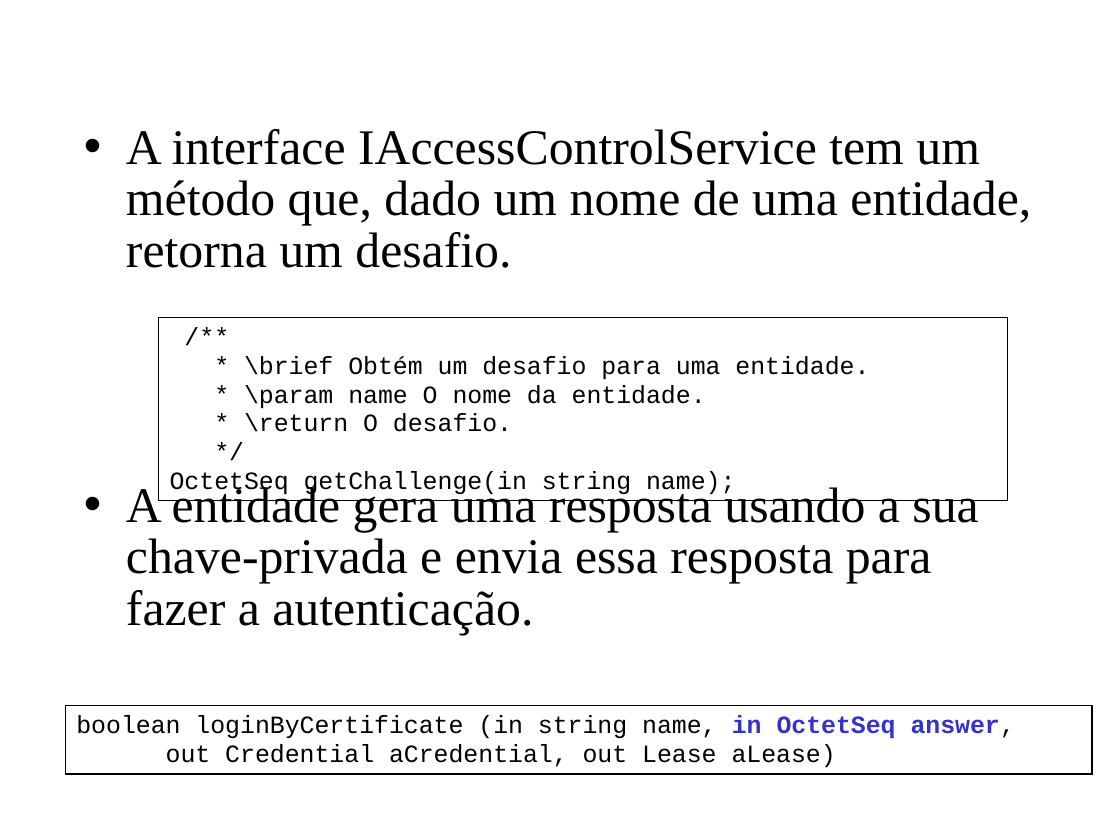
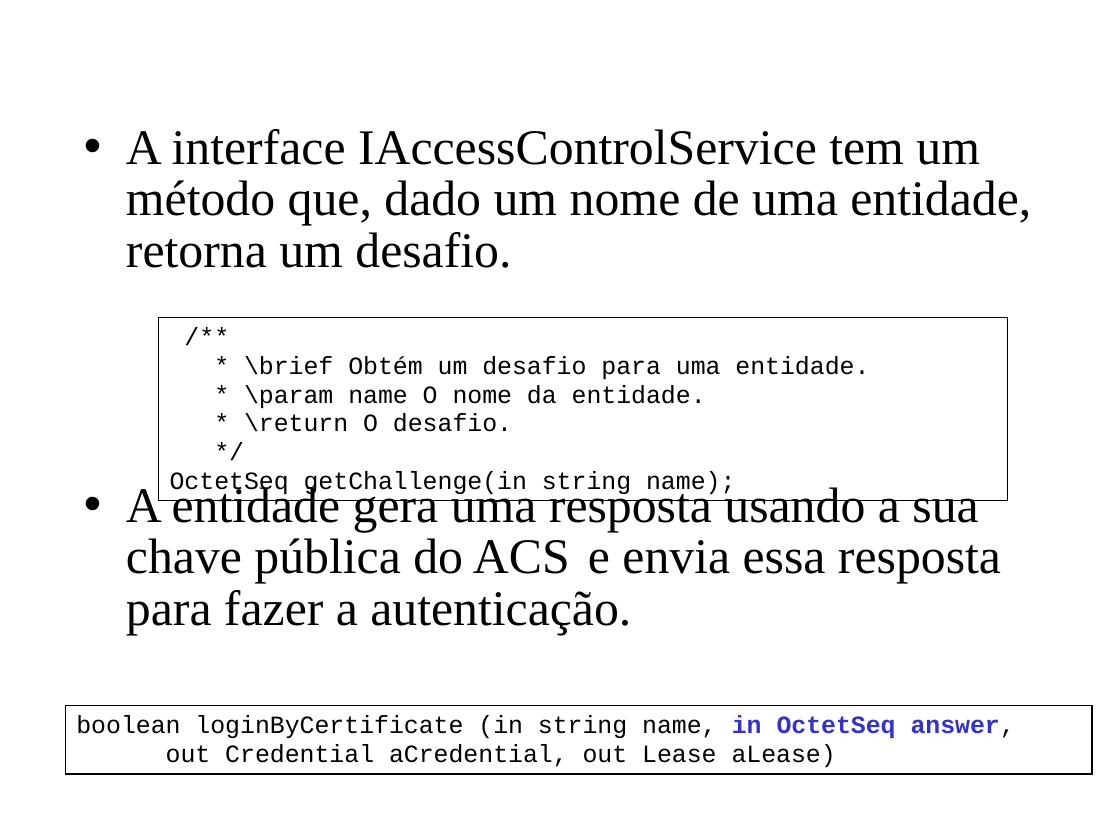
Before and after one commit to amadeubarbosa/openbus-core, a slide deck: slide 12 of docs/cursos/developer/9.SDK_Openbus.ppt. Drawn at 1120x840 pixels with LibreOffice and Linux fonts; fonts in the diff are those of the drawing; background and template pictures are left out. Boxes give left, top, right and bottom in pixels: in the first picture for what was removed or moved away, otherwise in the second. Text is boxed around its words. In the diff, an @@ line names an element or a change of style, - is before the commit and + after.

Commit message:
Curso Openbus Desenvolvedor
+ Openbus SDK
  - Correção no slide 09 com relação a necessidade de um LDAP.
  - Correção no slide 12 substituindo chave privada por pública.
  - Detalhamento do processo desafio-resposta no slide 11.

```diff
--- a/docs/cursos/developer/9.SDK_Openbus.ppt
+++ b/docs/cursos/developer/9.SDK_Openbus.ppt
@@ text at box(126, 483, 1001, 635): text changed @@
-• A entidade gera uma resposta usando a sua chave-privada e envia essa resposta para fazer a autenticação.
+• A entidade gera uma resposta usando a sua chave pública do ACS e envia essa resposta para fazer a autenticação.
```
Also in this commit, not shown: 3 other slides changed.
